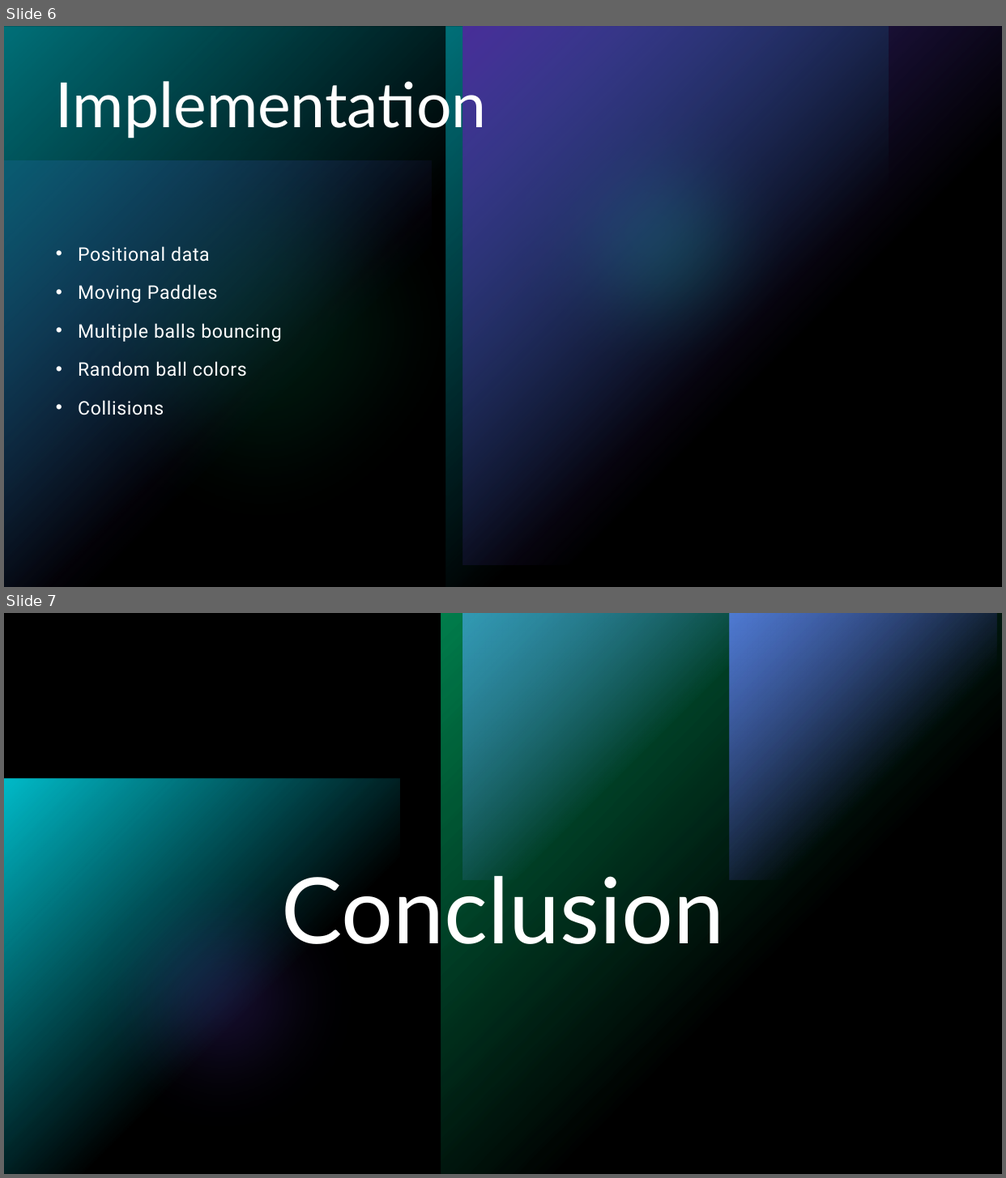
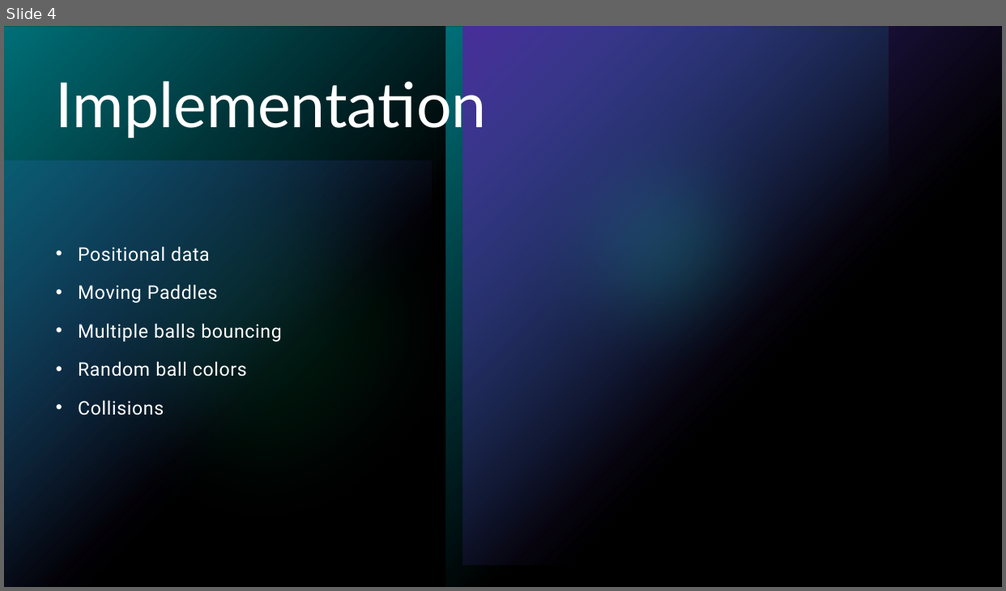
Before and after one commit to IMadeAGame/Joshua_Wagner_CISC400, a slide deck: final_project/Multi-Pong.pptx. Shown one above the other, each under a label of ours: slides 6 and 7 before the commit, slide 4 after it. The pictures are 1006x1178 and 1006x591 pixels, drawn with LibreOffice and Linux fonts; fonts in the diff are those of the drawing. Boxes give left, top, right and bottom in pixels: in the first picture for what was removed or moved away, otherwise in the second. Text is boxed around its words. In the diff, an @@ line names an element or a change of style, - is before the commit and + after.

```diff
--- a/final_project/Multi-Pong.pptx
+++ b/final_project/Multi-Pong.pptx
@@ slide 7 removed at (x1=4, y1=613, x2=1002, y2=1174), background #000000; not listed: 5 template elements that a slide beside it also shows @@
@@ rectangle removed at (x1=4, y1=613, x2=1002, y2=1174) @@
@@ group removed at (x1=4, y1=613, x2=1002, y2=1174): 6 rectangles, 1 ellipse @@
@@ group removed at (x1=4, y1=613, x2=1002, y2=1174): 4 rectangles, 1 ellipse @@
@@ title removed at (x1=281, y1=864, x2=725, y2=944) @@
-Conclusion
@@ what was slide 6 is now slide 4 @@
```
